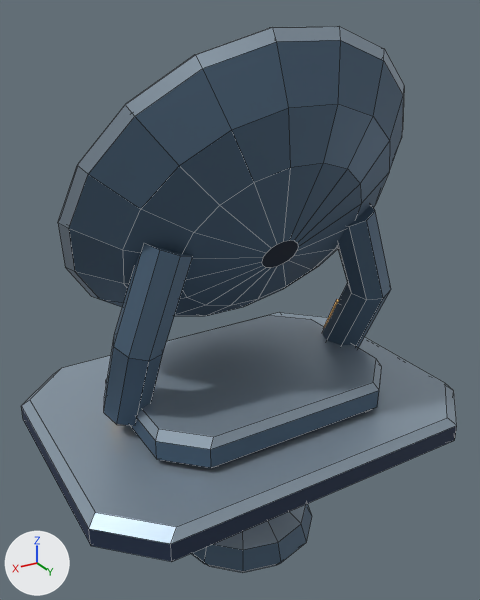
Before and after pictures for a commit that changed the Blender file assets/models/scenery/frost-radiometer.blend.
Before and after are seen from a 50 mm lens placed at (3.51, 5.81, 6.08), pointed at (-0.02, -0.07, 3.14). Lighting does not change. The marker at lower left points along +X, +Y and +Z. The older version comes first. Mesh edges are drawn as thin lines.

The older version as bpy lines, for what is in view:
```python
me_frost_radiometer = bpy.data.meshes.new('frost-radiometer')
me_frost_radiometer.from_pydata(...)  # 592 vertices, 498 faces; spans x -2.28..2.28, y -1.71..1.71, z 0.0..5.98
# faces by material slot: [18, 21, 142, 94, 144, 55, 24]
me_frost_radiometer.materials.append(mat_recessed_joints)  # dark blue #172132
me_frost_radiometer.materials.append(mat_polar_scanning_radiometer_substructure)  # dark blue #20304a
me_frost_radiometer.materials.append(mat_polar_scanning_radiometer_body)  # blue #4f677d
me_frost_radiometer.materials.append(mat_polar_scanning_radiometer_bevel)  # greyish blue #9eafbe
me_frost_radiometer.materials.append(mat_radiometer_heater_traces)  # brown #af7352
me_frost_radiometer.materials.append(mat_radiometer_optical_panels)  # cyan #59939b
me_frost_radiometer.materials.append(mat_polar_scanning_radiometer_pilot_lights)  # orange #e1a95f, glowing orange #e1a95f
ob_frost_radiometer = bpy.data.objects.new('frost-radiometer', me_frost_radiometer)
ob_frost_radiometer.location = (0.0, 0.0, 0.0)
```
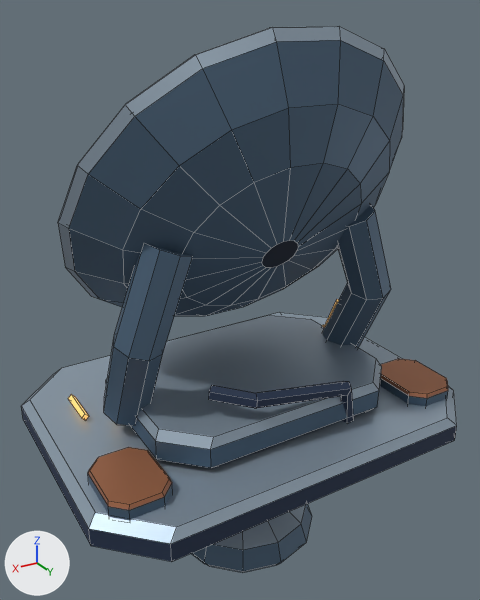
Boxes [x1, y1, x2, y2] around the edits, measured in the pictures (480 x 600 px):
part 1 of me_frost_radiometer, added: after [380, 359, 448, 406]
part 2 of me_frost_radiometer, added: after [88, 447, 173, 521]
part 3 of me_frost_radiometer, added (dark blue): after [209, 381, 354, 423]
part 4 of me_frost_radiometer, added: after [68, 325, 324, 420]

The change in detail:
me_frost_radiometer is used by ob_frost_radiometer; location (0.0, 0.0, 0.0).
me_frost_radiometer had 592 vertices, 498 faces and spanned x -2.28..2.28, y -1.71..1.71, z 0.0..5.98.
me_frost_radiometer now has 696 vertices, 582 faces and spans x -2.28..2.28, y -1.71..1.71, z 0.0..5.98.
me_frost_radiometer part 1: a new loose piece of 32 vertices spanning x -2.1..-1.48, y 0.53..1.35, z 1.92..2.15.
me_frost_radiometer part 2: a new loose piece of 32 vertices spanning x 1.48..2.1, y 0.53..1.35, z 1.92..2.15.
me_frost_radiometer part 3: a new loose piece of 24 vertices spanning x -0.77..0.88, y 0.74..1.27, z 1.98..2.73, in mat_polar_scanning_radiometer_substructure (dark blue #20304a).
Part 4, on me_frost_radiometer:
8 vertices are added at x -1.83..1.79, y -0.78..-0.31, z 2.03..2.07.
8 new vertices lie (0.04, 0.0, 0.04) away from vertices in x -1.83..1.79, y -0.78..-0.31, z 2.03..2.07.
12 new faces join them, mat_polar_scanning_radiometer_pilot_lights (orange #e1a95f, glowing orange #e1a95f).
